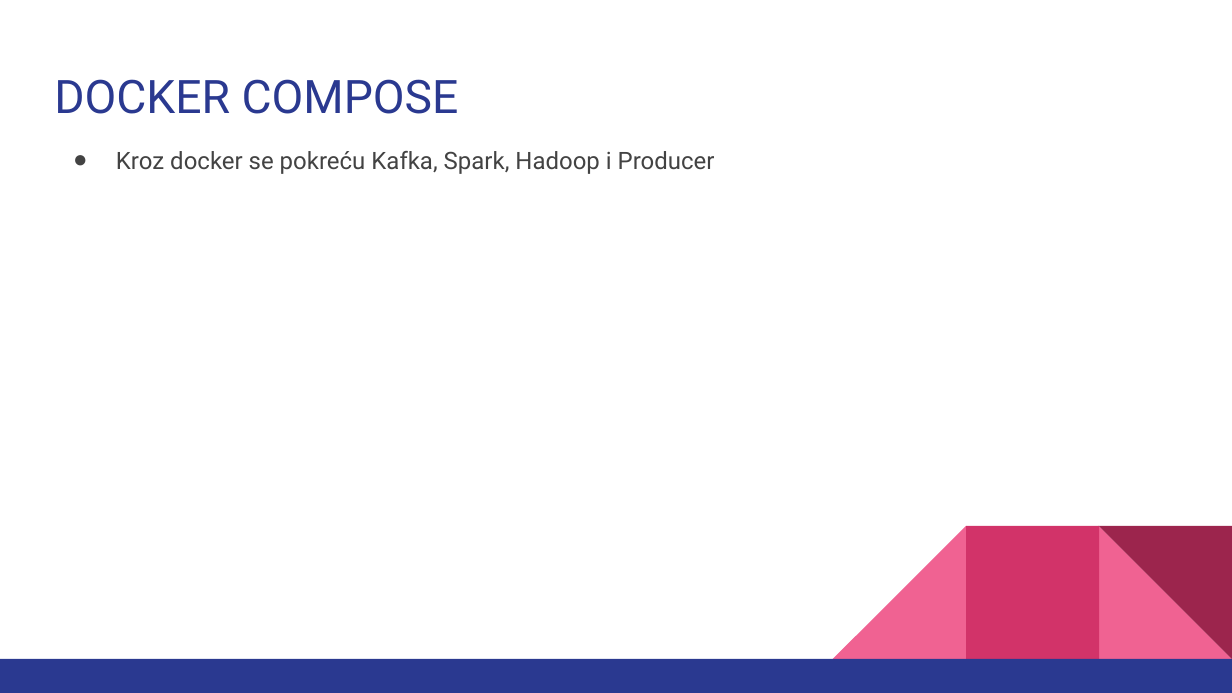
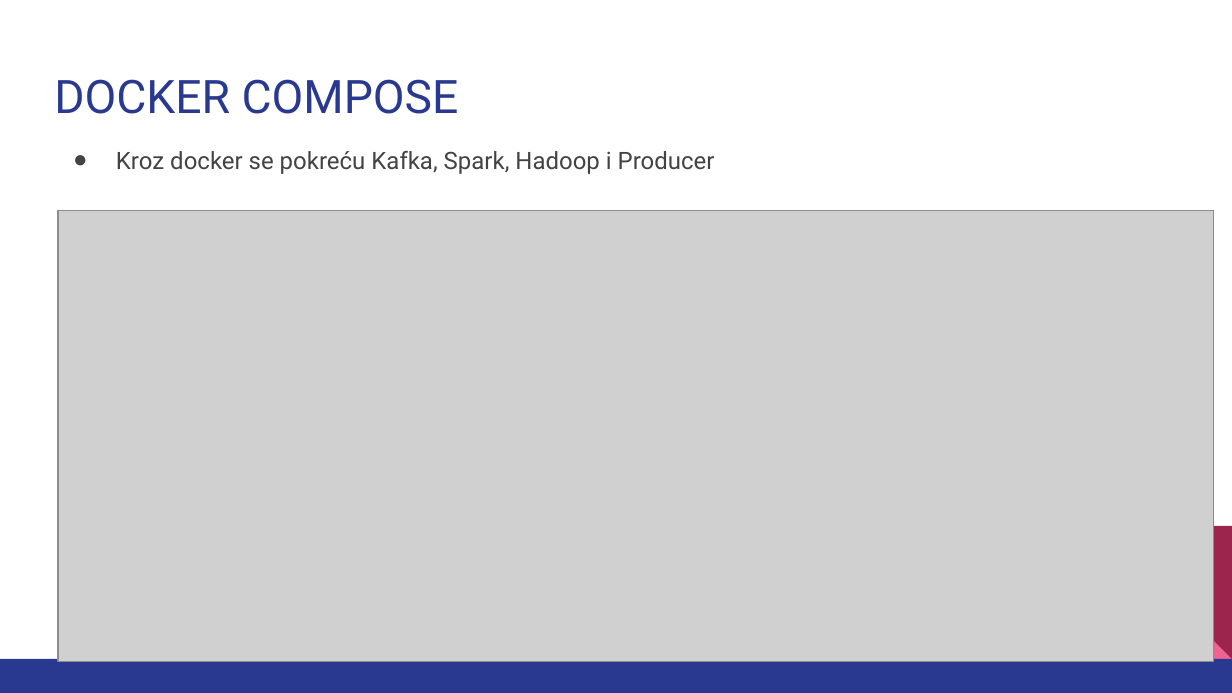
Before and after one commit to milicaj00/BigData, a slide deck: slide 17 of Projekat 3 - Big Mobility Data Analytics/Big data systems - Project 3.pptx. Drawn at 1232x693 pixels with LibreOffice and Linux fonts; fonts in the diff are those of the drawing; grey boxes stand for pictures. Boxes give left, top, right and bottom in pixels: in the first picture for what was removed or moved away, otherwise in the second. Text is boxed around its words. In the diff, an @@ line names an element or a change of style, - is before the commit and + after.

```diff
--- a/Projekat 3 - Big Mobility Data Analytics/Big data systems - Project 3.pptx
+++ b/Projekat 3 - Big Mobility Data Analytics/Big data systems - Project 3.pptx
@@ picture added at (58,211,1214,662) @@
@@ right triangle removed at (833,526,966,659) @@
@@ rectangle removed at (966,526,1099,659) @@
```
Also in this commit, not shown: 7 other slides changed, 2 slides added, 29 other files.
